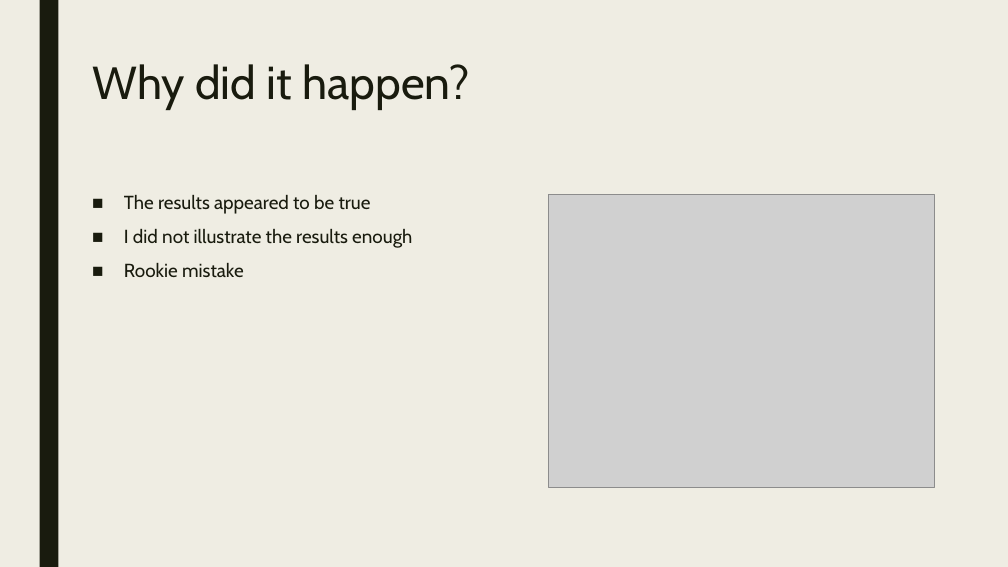
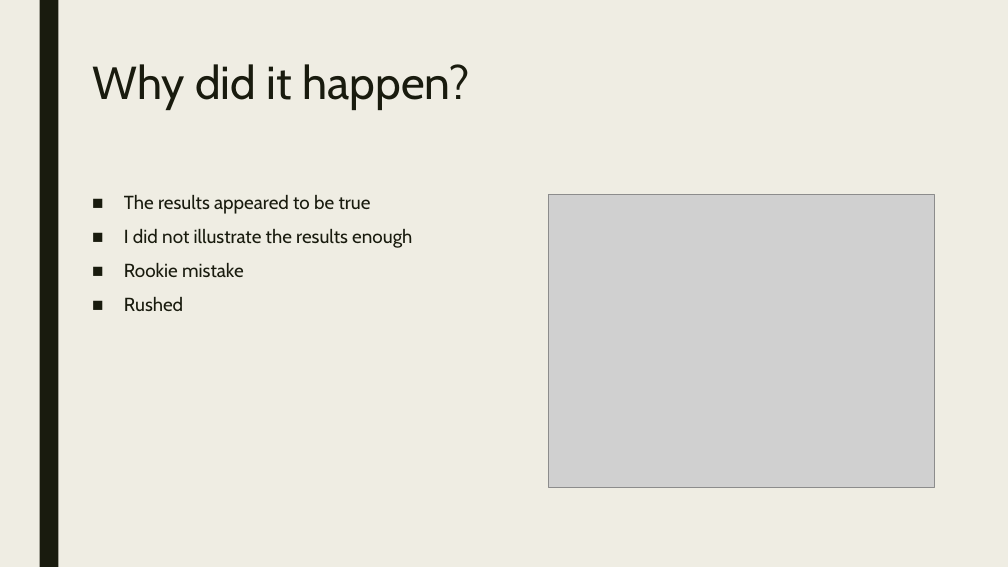
Before and after one commit to mathh17/Speciale, a slide deck: slide 17 of Exploring climate data’s relevance to predict energy consumption.pptx (slide 18 before the commit). Drawn at 1008x567 pixels with LibreOffice and Linux fonts; fonts in the diff are those of the drawing; grey boxes stand for pictures. Boxes give left, top, right and bottom in pixels: in the first picture for what was removed or moved away, otherwise in the second. Text is boxed around its words. In the diff, an @@ line names an element or a change of style, - is before the commit and + after.

```diff
--- a/Exploring climate data’s relevance to predict energy consumption.pptx
+++ b/Exploring climate data’s relevance to predict energy consumption.pptx
@@ text at [124,297,183,311]: paragraph added @@
+■ Rushed
```
Also in this commit, not shown: 6 other slides changed, 1 slide removed, 2 other files.
